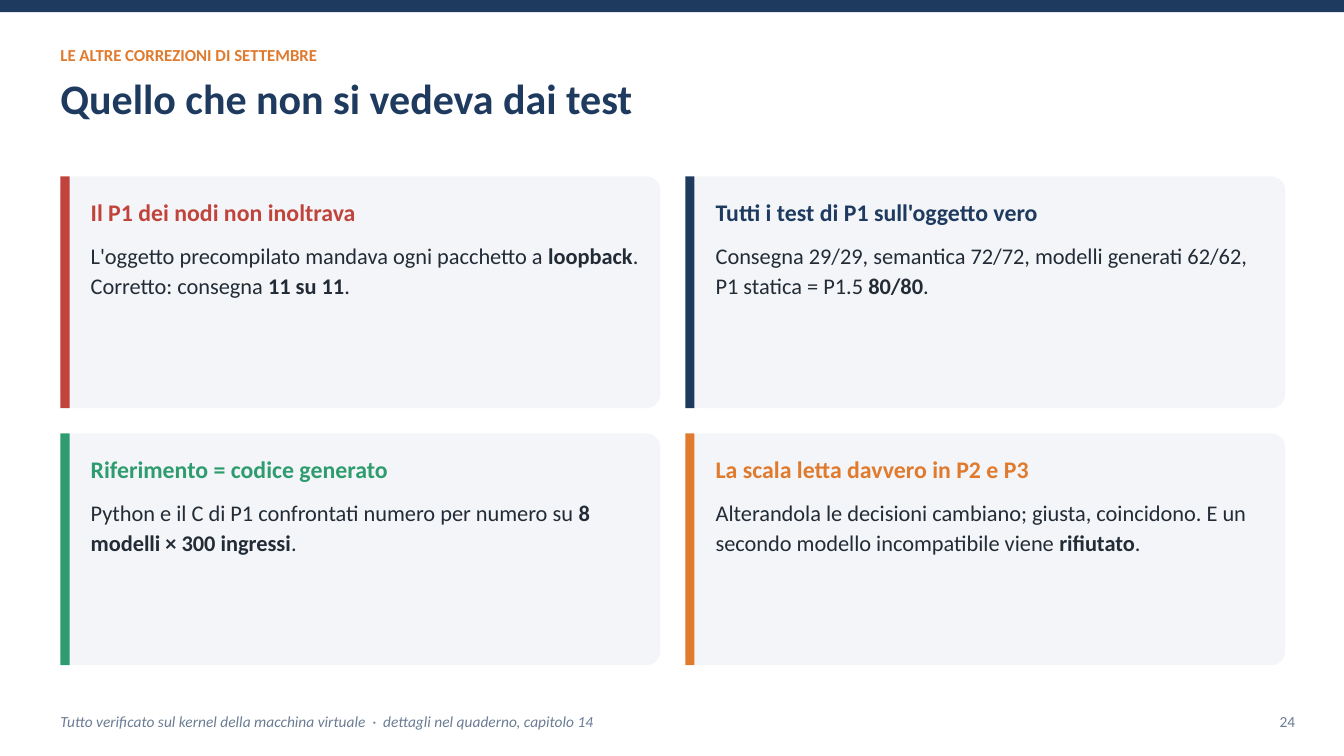
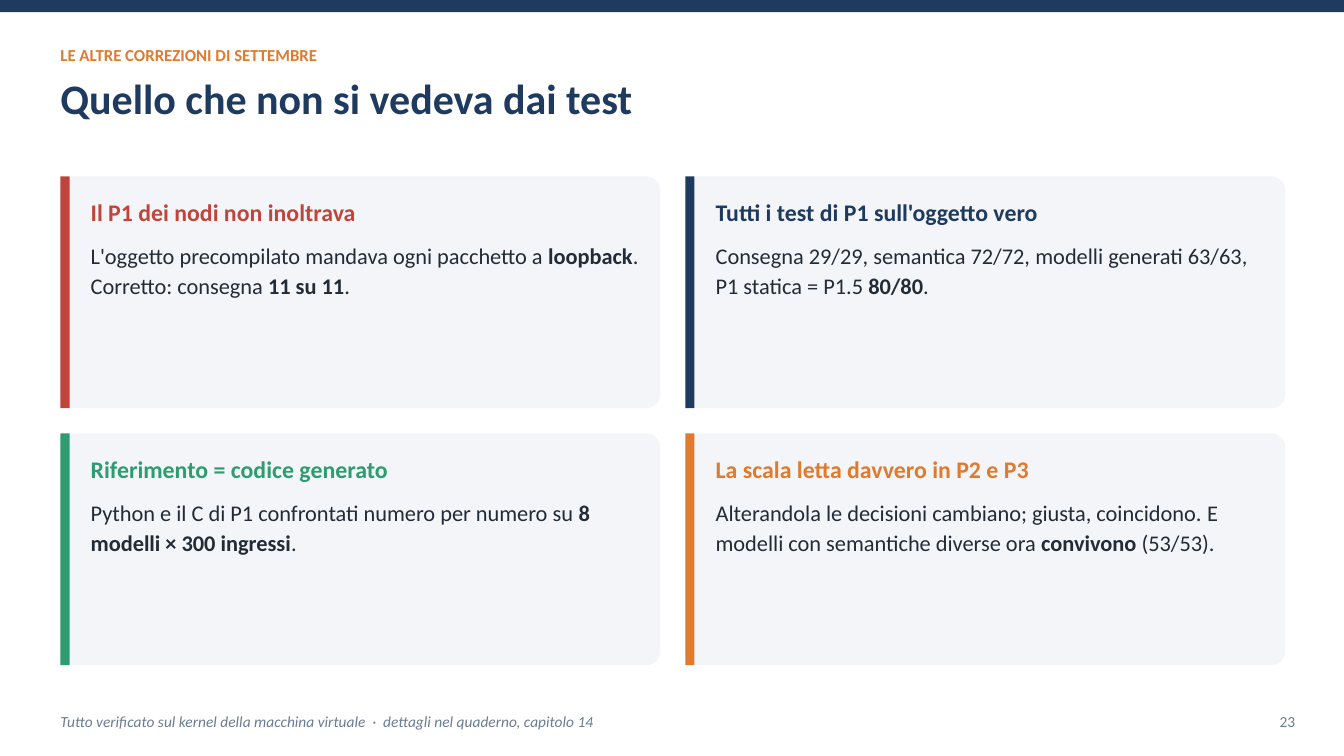
Before and after one commit to ettore-cantile/ipa_lab, a slide deck: slide 23 of docs/Inferenza di una rete neurale nel kernel Linux con eBPF XDP.pptx. Drawn at 1344x756 pixels with LibreOffice and Linux fonts; fonts in the diff are those of the drawing. Boxes give left, top, right and bottom in pixels: in the first picture for what was removed or moved away, otherwise in the second. Text is boxed around its words. In the diff, an @@ line names an element or a change of style, - is before the commit and + after.

```diff
--- a/docs/Inferenza di una rete neurale nel kernel Linux con eBPF XDP.pptx
+++ b/docs/Inferenza di una rete neurale nel kernel Linux con eBPF XDP.pptx
@@ text at [716,248,1248,295]: text changed @@
-Consegna 29/29, semantica 72/72, modelli generati 62/62, P1 statica = P1.5 80/80.
+Consegna 29/29, semantica 72/72, modelli generati 63/63, P1 statica = P1.5 80/80.
@@ text at [716,505,1218,554]: text changed @@
-Alterandola le decisioni cambiano; giusta, coincidono. E un secondo modello incompatibile viene rifiutato.
+Alterandola le decisioni cambiano; giusta, coincidono. E modelli con semantiche diverse ora convivono (53/53).
@@ text at [1280,717,1296,727]: text changed @@
-24
+23
```
Also in this commit, not shown: 8 other slides changed, 1 slide added, 1 slide removed, 6 other files.
